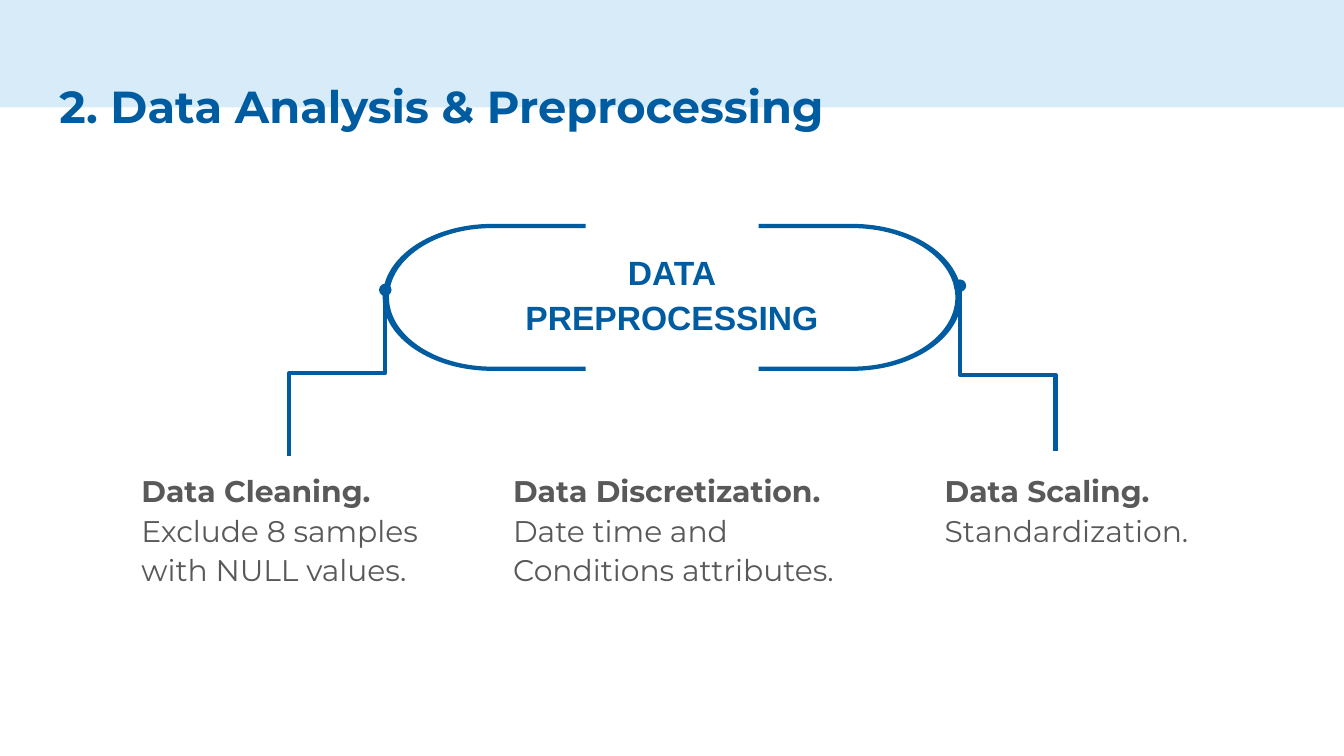
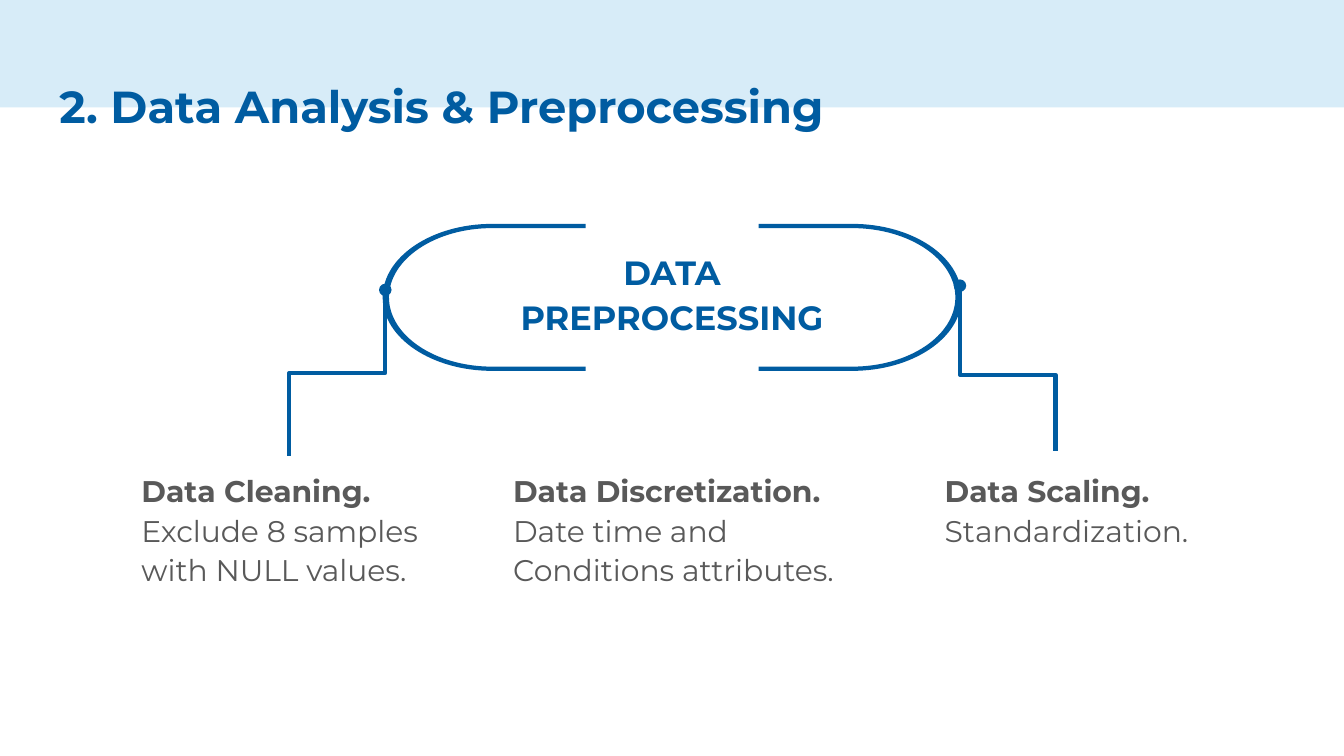
Before and after one commit to haiphan2000/CS114-Machine-Learning, a slide deck: slide 7 of ML slides.pptx. Drawn at 1344x756 pixels with LibreOffice and Linux fonts; fonts in the diff are those of the drawing. Boxes give left, top, right and bottom in pixels: in the first picture for what was removed or moved away, otherwise in the second. Text is boxed around its words. In the diff, an @@ line names an element or a change of style, - is before the commit and + after.

```diff
--- a/ML slides.pptx
+++ b/ML slides.pptx
@@ text "DATA" at (x1=521, y1=261, x2=824, y2=331): font Arial to Montserrat @@
```
Also in this commit, not shown: 9 other slides changed, 1 other file.
